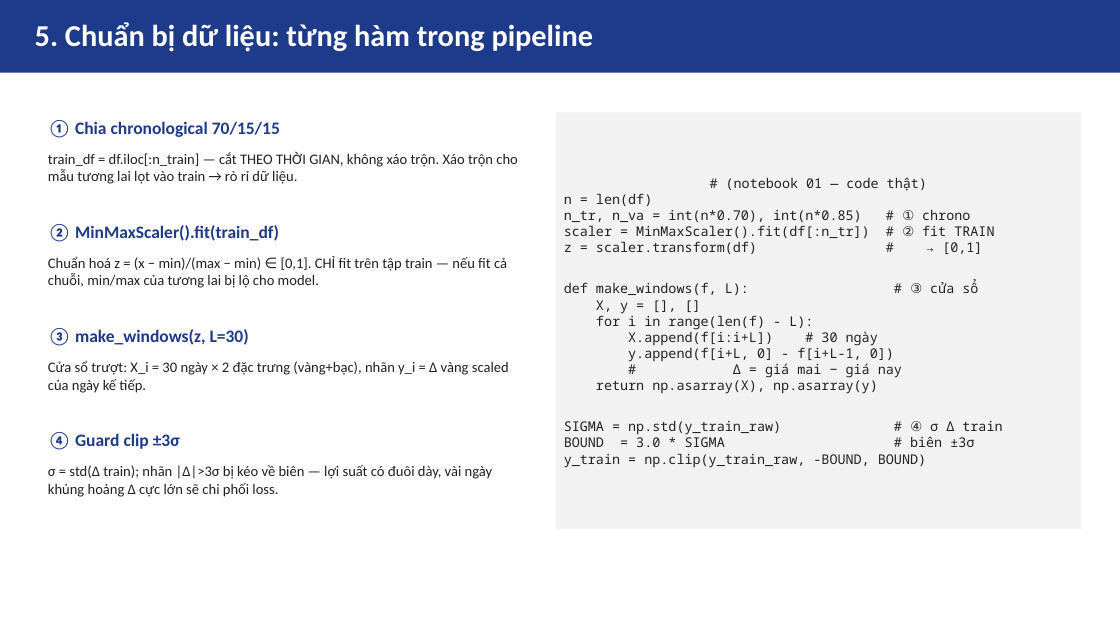
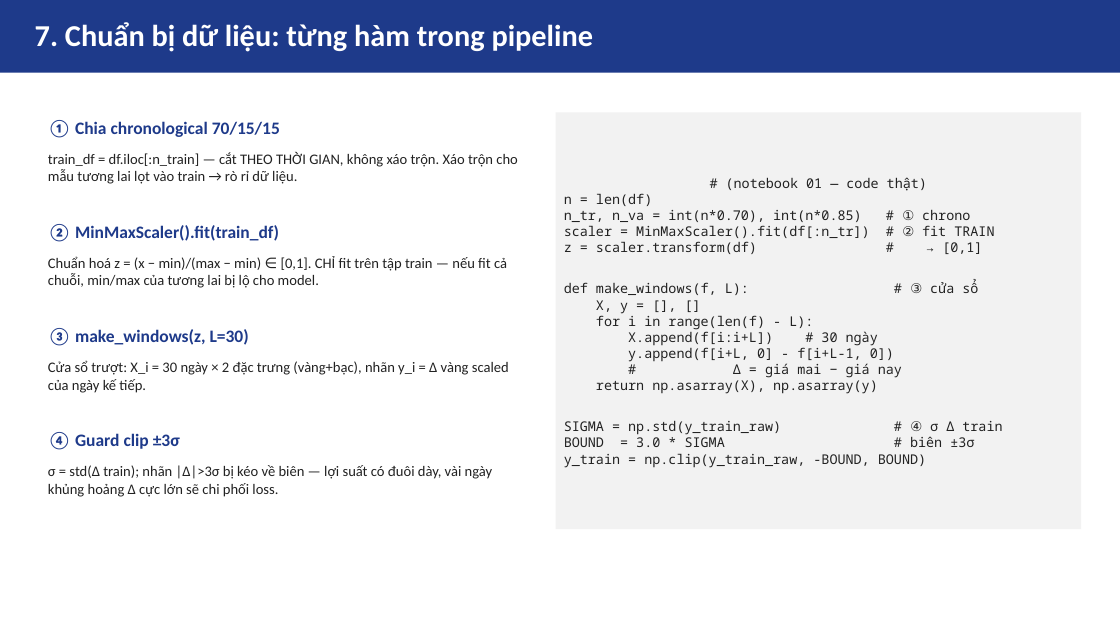
Before and after one commit to lucnguyen1375/HTTM-Presentation, a slide deck: slide 7 of asm06/slides/rnn.pptx (slide 5 before the commit). Drawn at 1120x630 pixels with LibreOffice and Linux fonts; fonts in the diff are those of the drawing. Boxes give left, top, right and bottom in pixels: in the first picture for what was removed or moved away, otherwise in the second. Text is boxed around its words. In the diff, an @@ line names an element or a change of style, - is before the commit and + after.

```diff
--- a/asm06/slides/rnn.pptx
+++ b/asm06/slides/rnn.pptx
@@ text at (35, 22, 594, 52): text changed @@
-5. Chuẩn bị dữ liệu: từng hàm trong pipeline
+7. Chuẩn bị dữ liệu: từng hàm trong pipeline
```
Also in this commit, not shown: 6 other slides changed, 2 slides added, 1 other file.
